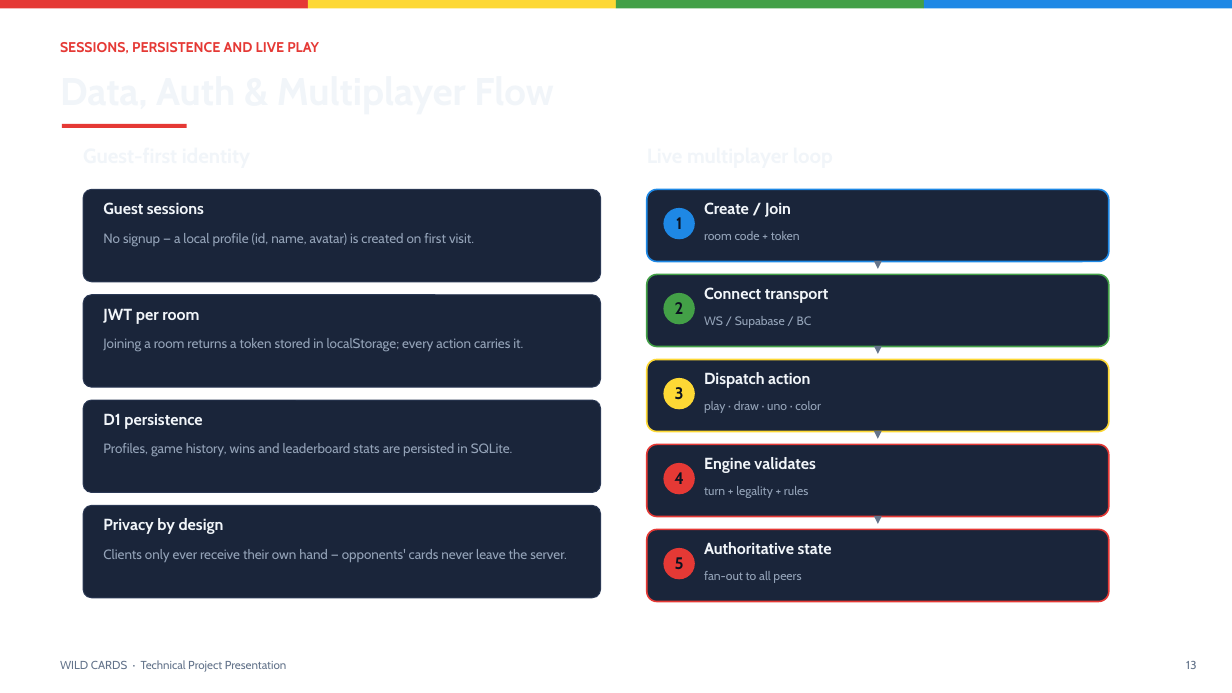
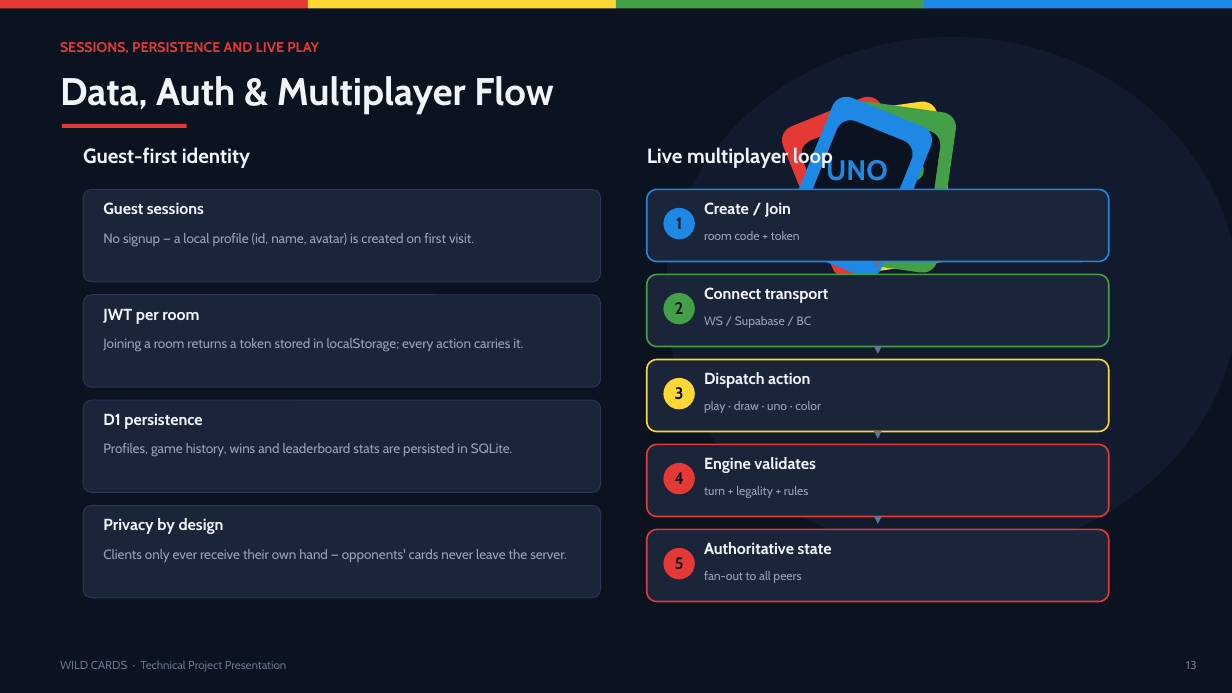
Before and after one commit to itzbyteglitch/WildCards, a slide deck: slide 13 of docs/presentation/Project_Presentation.pptx. Drawn at 1232x693 pixels with LibreOffice and Linux fonts; fonts in the diff are those of the drawing. Boxes give left, top, right and bottom in pixels: in the first picture for what was removed or moved away, otherwise in the second. Text is boxed around its words. In the diff, an @@ line names an element or a change of style, - is before the commit and + after.

Commit message:
Updated presentation with fresh screenshots and uniform title background on all slides
- Regenerated all 7 screenshots from live deployment at wildcards.itzbyteglitch.qzz.io
- Every slide now uses the title-slide background (deep slate + radial glow + UNO card fan)
- Updated make_pptx.py generator to apply background uniformly
- Favicon cleanup: removed stale favicon.ico, cache-busted favicon.png?v=2

```diff
--- a/docs/presentation/Project_Presentation.pptx
+++ b/docs/presentation/Project_Presentation.pptx
@@ rectangle added at (0,0,1232,693), fill #0B1220 @@
@@ ellipse added at (665,37,1232,555), fill #121B2E @@
@@ text added at (60,76,553,114), 30 pt, text #F1F5F9, bold @@
+Data, Auth & Multiplayer Flow
@@ rounded rectangle added at (778,92,937,282), fill #E53935 @@
@@ rounded rectangle added at (778,92,937,282), fill #1E88E5 @@
@@ rounded rectangle added at (797,116,917,258), fill #0B1220 @@
@@ rounded rectangle added at (797,116,917,258), fill #0B1220 @@
@@ rounded rectangle added at (830,100,958,275), fill #FDD835 @@
@@ rounded rectangle added at (830,100,958,275), fill #43A047 @@
@@ text added at (83,147,250,168), 16 pt, text #F1F5F9, bold @@
+Guest-first identity
@@ text added at (647,146,833,169), 16 pt, text #F1F5F9, bold @@
+Live multiplayer loop
@@ rounded rectangle added at (846,122,942,253), fill #0B1220 @@
@@ rounded rectangle added at (846,122,942,253), fill #0B1220 @@
@@ text added at (817,152,897,208), 22 pt, text #1E88E5, bold @@
+UNO
@@ text added at (826,156,888,181), 22 pt, text #E53935, bold @@
+UNO
@@ text added at (863,156,925,186), 22 pt, text #FDD835, bold @@
+UNO
```
Also in this commit, not shown: 20 other slides changed, 9 other files.
